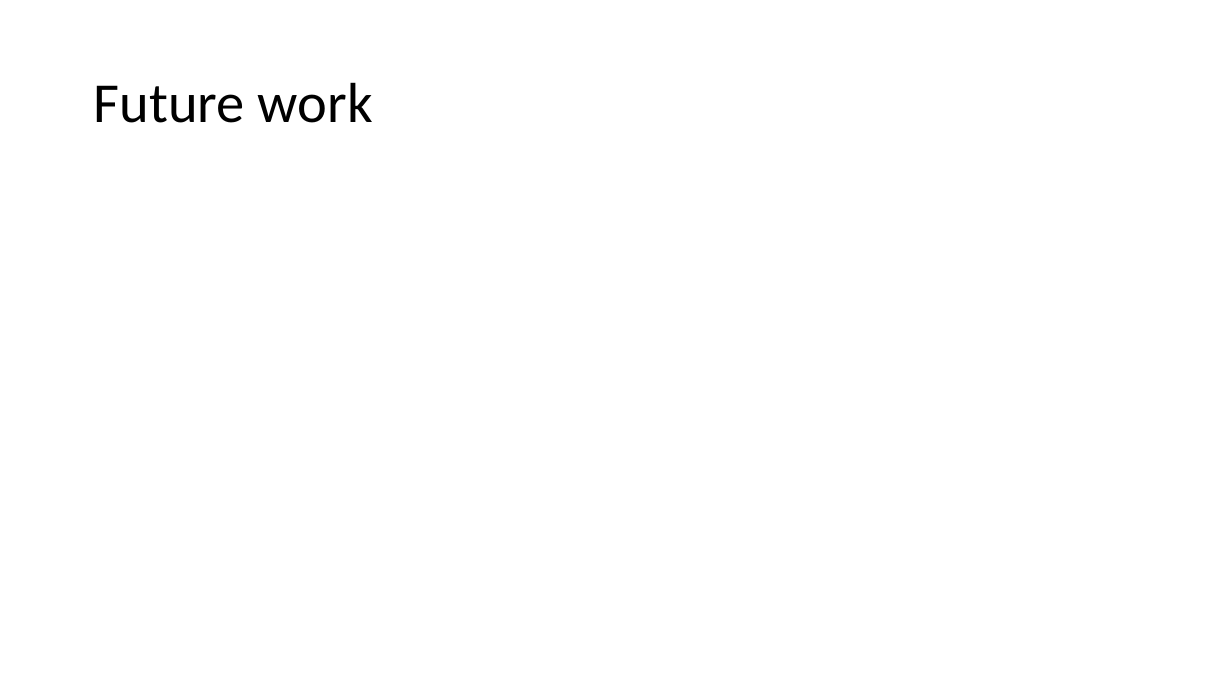
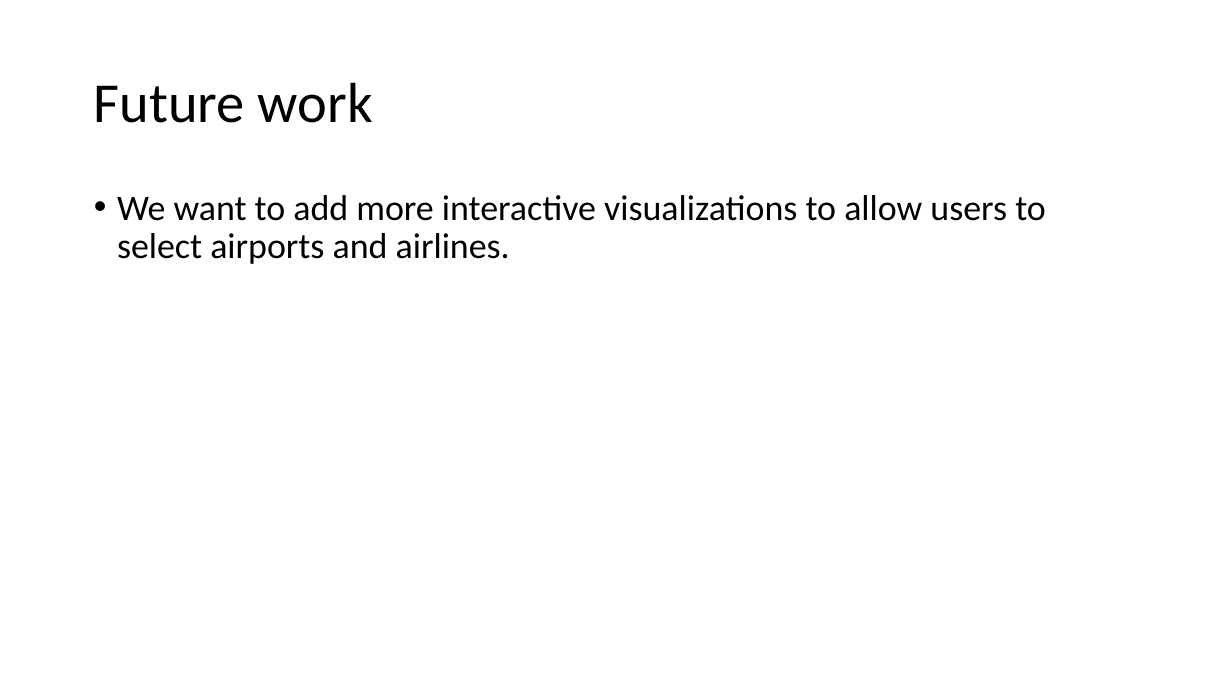
Before and after one commit to psiddam/awsSummer19Project, a slide deck: slide 9 of branch1/ProjectPresentation.pptx (slide 7 before the commit). Drawn at 1232x693 pixels with LibreOffice and Linux fonts; fonts in the diff are those of the drawing. Boxes give left, top, right and bottom in pixels: in the first picture for what was removed or moved away, otherwise in the second. Text is boxed around its words. In the diff, an @@ line names an element or a change of style, - is before the commit and + after.

```diff
--- a/branch1/ProjectPresentation.pptx
+++ b/branch1/ProjectPresentation.pptx
@@ text added at [117, 195, 1046, 264], 28 pt, text #000000 @@
+• We want to add more interactive visualizations to allow users to select airports and airlines.
```
Also in this commit, not shown: 3 other slides changed, 2 slides added, 1 other file.
